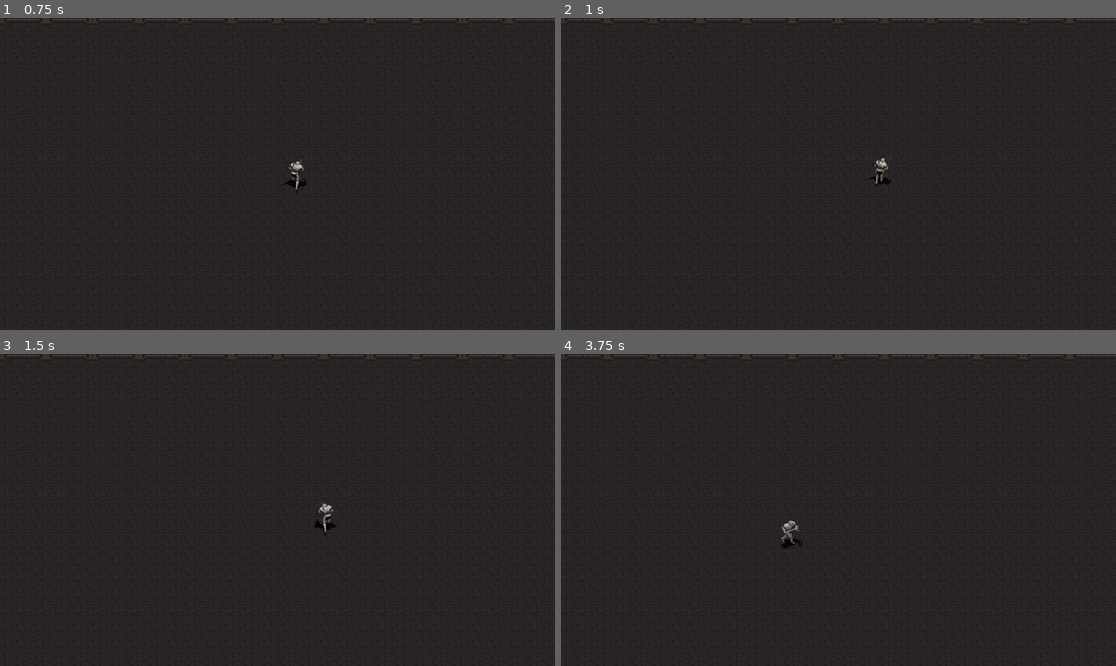
Above: before the commit, frames 1-4 (two rows, left to right).
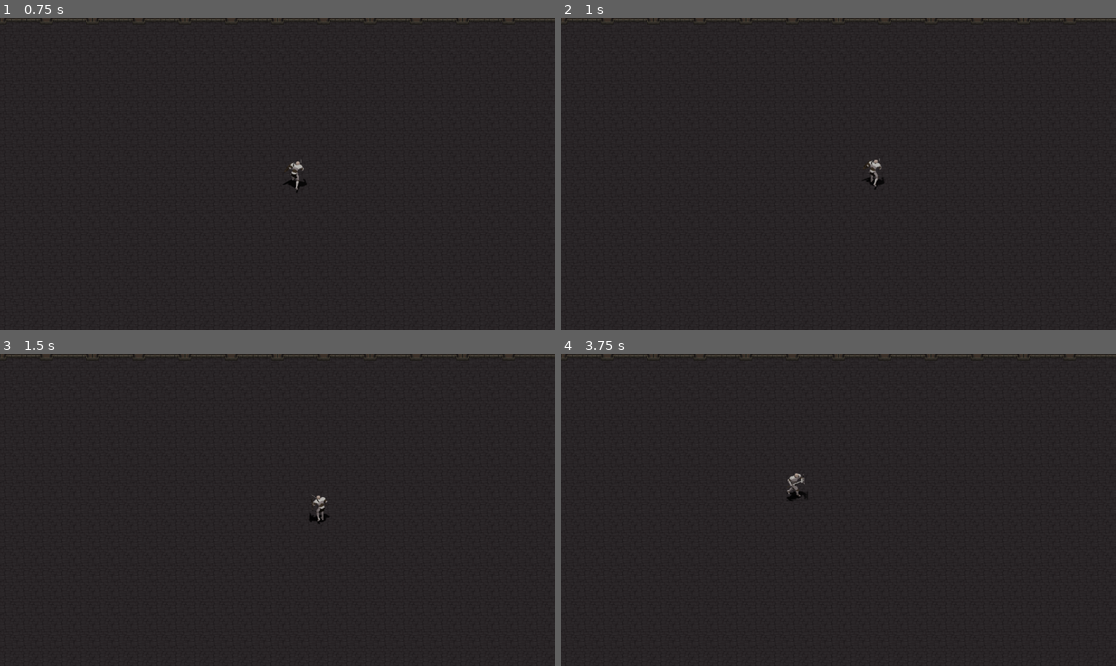
Above: after the commit, the same moments.

Repository: Aheuf/prpg
Game: Godot game, scene res://levels/sandbox_level.tscn
The game is run twice, just before and just after one commit, with the same random seed, the same clock (stepped at 60 frames per second) and the same inputs.
Inputs (mouse positions are in pixels of both pictures, inside the frame that each line leads up to):
- Up to frame 1 (0.75 s): tap Enter at 0.5 s; move the mouse to (399, 158) at 0.52 s; hold D (player_strafe_right) from 0.53 s (still down); hold W (player_deplacement_animation) from 0.53 s (still down)
- Up to frame 2 (1 s): keep holding D (player_strafe_right); keep holding W (player_deplacement_animation); tap C (player_dodge_animation) at 0.8 s
- Up to frame 3 (1.5 s): move the mouse to (166, 525) at 1.27 s; release D (player_strafe_right) at 1.28 s; release W (player_deplacement_animation) at 1.28 s; hold A (player_strafe_left) from 1.28 s (still down); tap C (player_dodge_animation) at 1.35 s
- Up to frame 4 (3.75 s): tap W (player_deplacement_animation) at 1.55, 3.05 s; move the mouse to (894, 441) at 2.02 s; release A (player_strafe_left) at 2.03 s; hold W (player_deplacement_animation) 2.03-2.78 s; hold D (player_strafe_right) 2.03-3.53 s; tap C (player_dodge_animation) at 2.3, 2.85 s; move the mouse to (810, 572) at 2.77 s; move the mouse to (1005, 556) at 3.52 s; hold A (player_strafe_left) from 3.53 s (still down); hold S (player_go_away) from 3.53 s (still down)

Frame 1 is identical in both runs. In frame 2, 0.2% of the frame differs, in the area x 54-60%, y 44-56%; in frame 3, 0.2%; in frame 4, 0.3%, in the area x 39-45%, y 38-63%.

Commit message:
feat: roll animation (wip)

Diff:
--- a/characters/player/scripts/player.gd
+++ b/characters/player/scripts/player.gd
@@ -48,8 +48,10 @@
 func update_animation() -> String:
 	var is_walking = Input.is_key_pressed(KEY_SHIFT) or Input.is_key_pressed(KEY_CTRL)
 
-	if Input.is_action_pressed("player_deplacement_animation"):
+	if Input.is_action_pressed("player_deplacement_animation") and not Input.is_action_pressed("player_dodge_animation"):
 		return walk_animation() if is_walking else run_animation()
+	elif Input.is_action_pressed("player_dodge_animation"):
+		return dodge_animation()
 	return idle_animation()
 
 func run_animation() -> String:
@@ -68,6 +70,8 @@
 	return "crouch_idle" if Input.is_key_pressed(KEY_CTRL) else "idle"
 # --------- FIN DEPLACEMENT
 # --------- DEBUT ESQUIVE
+func dodge_animation() -> String:
+	return "roll"
 # TODO - réduire la hitbox en cas de crouch
 # TODO - roulade
 # TODO - salto
